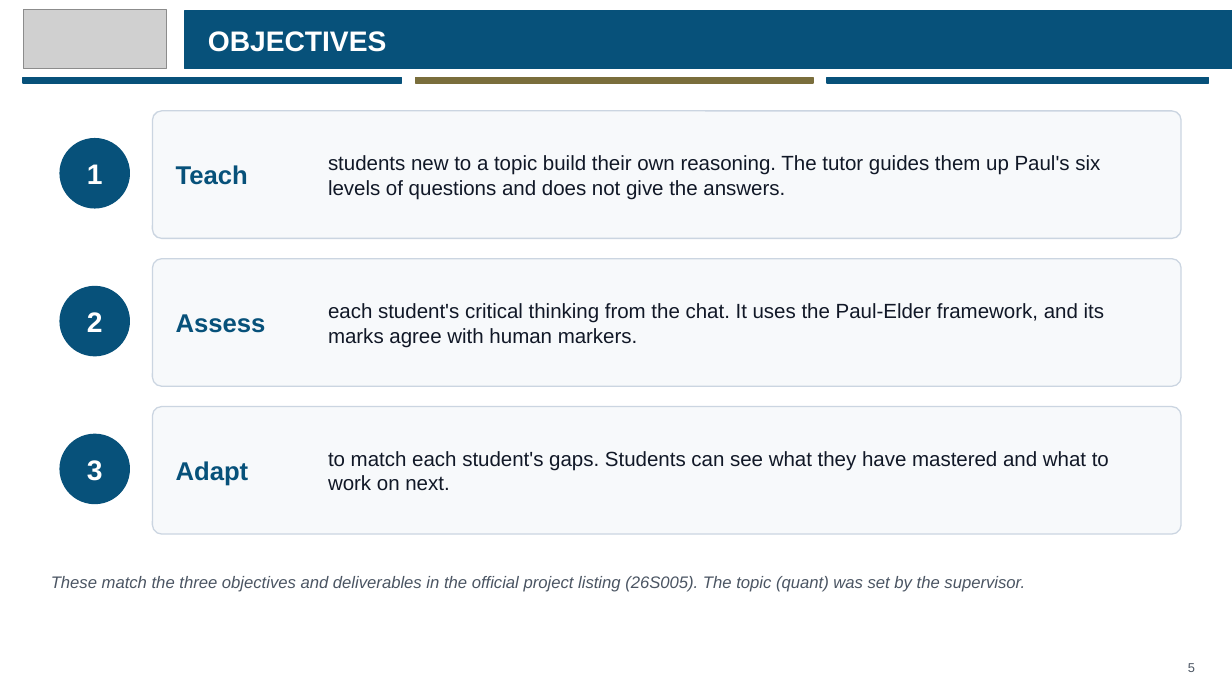
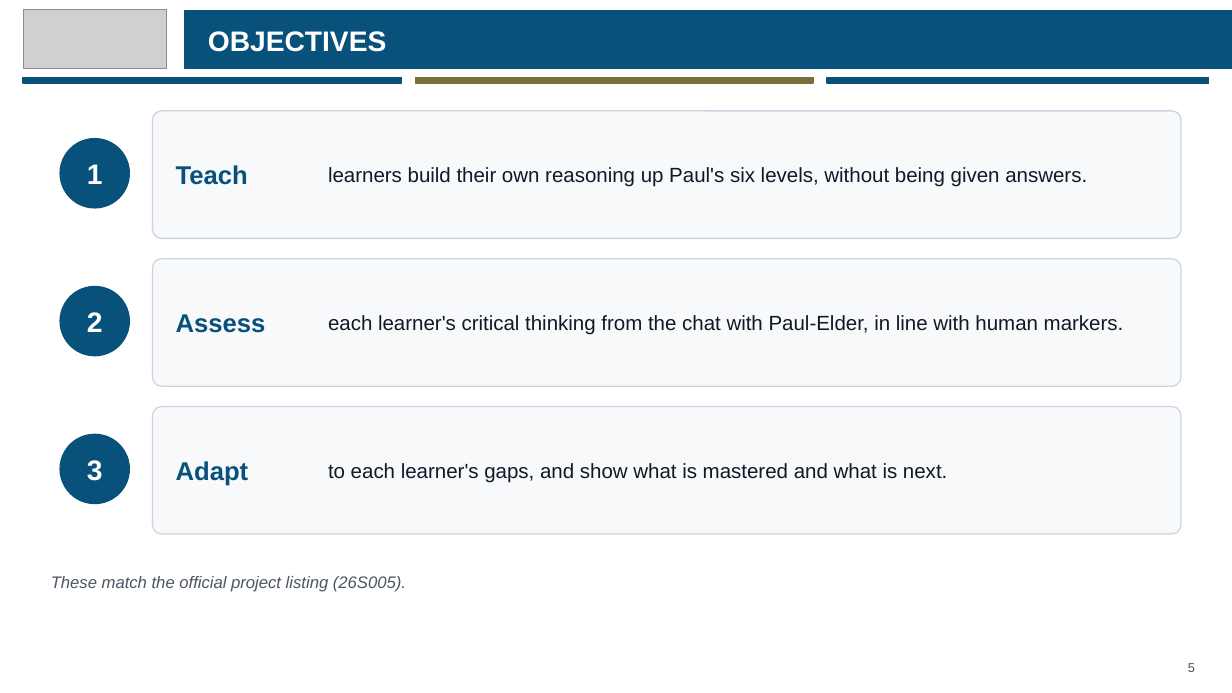
Before and after one commit to eusoffamir/Socratic-AI, a slide deck: slide 5 of docs/defence/Socratic AI Proposal Defence.pptx. Drawn at 1232x693 pixels with LibreOffice and Linux fonts; fonts in the diff are those of the drawing; grey boxes stand for pictures. Boxes give left, top, right and bottom in pixels: in the first picture for what was removed or moved away, otherwise in the second. Text is boxed around its words. In the diff, an @@ line names an element or a change of style, - is before the commit and + after.

```diff
--- a/docs/defence/Socratic AI Proposal Defence.pptx
+++ b/docs/defence/Socratic AI Proposal Defence.pptx
@@ text at (328,167,1087,187): text changed @@
-students new to a topic build their own reasoning. The tutor guides them up Paul's six levels of questions and does not give the answers.
+learners build their own reasoning up Paul's six levels, without being given answers.
@@ text at (328,315,1124,335): text changed @@
-each student's critical thinking from the chat. It uses the Paul-Elder framework, and its marks agree with human markers.
+each learner's critical thinking from the chat with Paul-Elder, in line with human markers.
@@ text at (328,463,947,483): text changed @@
-to match each student's gaps. Students can see what they have mastered and what to work on next.
+to each learner's gaps, and show what is mastered and what is next.
@@ text at (51,576,406,592): text changed @@
-These match the three objectives and deliverables in the official project listing (26S005). The topic (quant) was set by the supervisor.
+These match the official project listing (26S005).
```
Also in this commit, not shown: 13 other slides changed, 5 other files.
